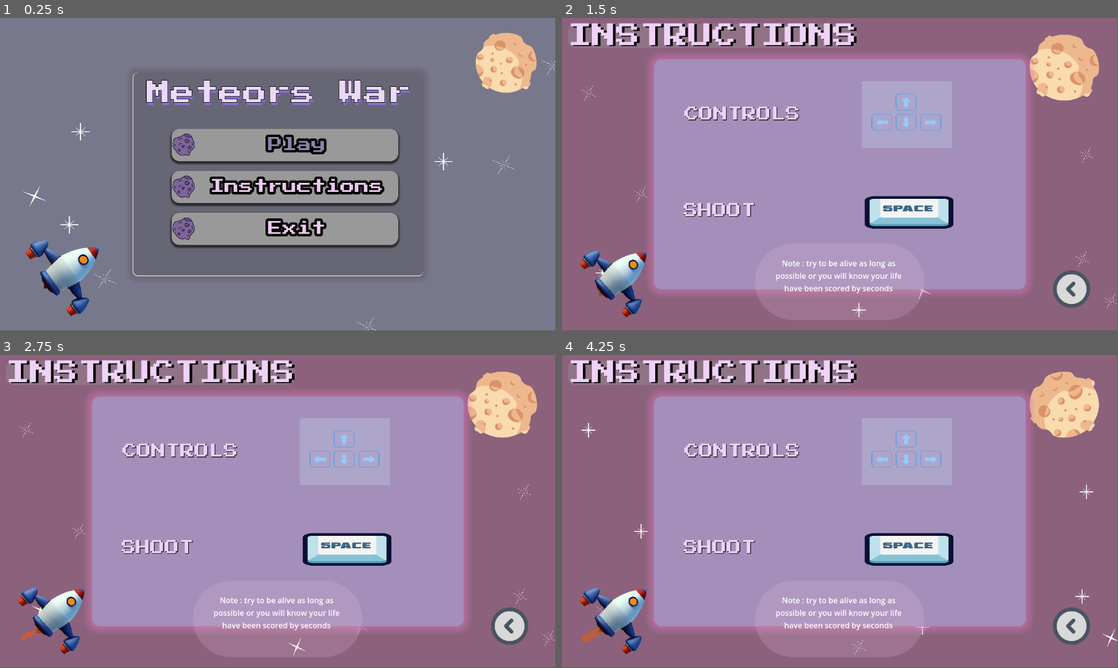
Above: before the commit, frames 1-4 (two rows, left to right).
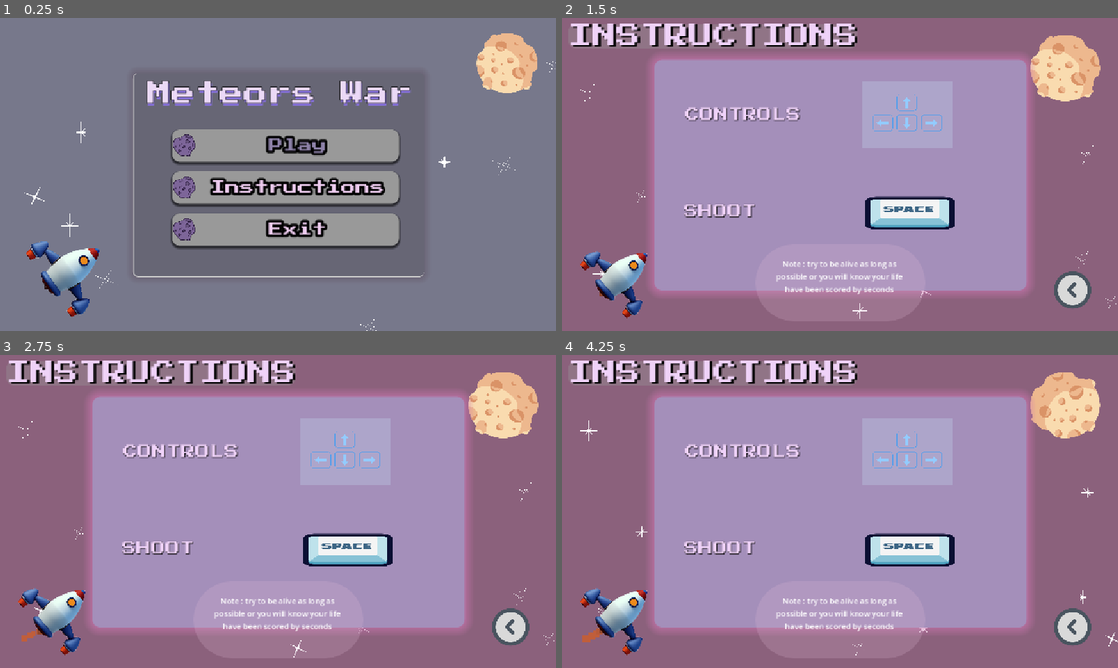
Above: after the commit, the same moments.

Repository: Alaa-Khaled210/Meteors-War
Game: Godot game, scene res://scense/home.tscn
The game is run twice, just before and just after one commit, with the same random seed, the same clock (stepped at 60 frames per second) and the same inputs. Sound files missing from this copy of the repository are replaced by a short silence.
Inputs (mouse positions are in pixels of both pictures, inside the frame that each line leads up to):
- Up to frame 1 (0.25 s): no input
- Up to frame 2 (1.5 s): click "Instructions" at 0.5 s; move the mouse to (962, 158) at 1.27 s; hold Right (right) from 1.28 s (still down); hold Space (Shoot) from 1.28 s (still down)
- Up to frame 3 (2.75 s): move the mouse to (166, 527) at 2.02 s; release Right (right) at 2.03 s; release Space (Shoot) at 2.03 s; hold Down (down) from 2.03 s (still down); tap Space (Shoot) at 2.1 s
- Up to frame 4 (4.25 s): move the mouse to (895, 442) at 2.77 s; release Down (down) at 2.78 s; hold Right (right) 2.78-3.53 s; hold Space (Shoot) 2.78-3.53 s; move the mouse to (812, 574) at 3.52 s; hold Up (up) from 3.53 s (still down); tap Space (Shoot) at 3.6 s
The window is 799x449 before the commit and 800x450 after it. Grey fills any space a smaller window leaves; there, only what the larger window draws over its background counts as a difference.

The runs differ from the first frame. In frame 1, 5.7% of the frame differs, in the area x 4-100%, y 4-100%; in frame 2, 4.4%; in frame 3, 4.4%; in frame 4, 4.5%.

Commit message:
made best score

Diff:
--- a/global/global.gd
+++ b/global/global.gd
@@ -1,3 +1,18 @@
 extends Node
 
+const SAVEFILE = "user://savefile.save"
 var score := 0
+var best_score:= 0
+
+func _ready() -> void:
+	load_score()
+
+func save_score():
+	var file = FileAccess.open(SAVEFILE, FileAccess.WRITE)
+	file.store_var(best_score)
+
+func load_score():
+	if FileAccess.file_exists(SAVEFILE):
+		var file = FileAccess.open(SAVEFILE, FileAccess.READ)
+		best_score = file.get_var()
+		file.close()
--- a/project.godot
+++ b/project.godot
@@ -19,6 +19,11 @@
 
 Ui="*res://scense/ui.gd"
 Global="*res://global/global.gd"
+
+[display]
+
+window/stretch/mode="canvas_items"
+window/stretch/aspect="expand"
 
 [global_group]
 
--- a/scense/game_over.gd
+++ b/scense/game_over.gd
@@ -3,27 +3,34 @@
 @export var level_scene : PackedScene
 
 # Called every frame. 'delta' is the elapsed time since the previous frame.\
-var strList = ["Donot worry you are still amazing in my eyes",
-"谢谢，你辛苦了","I'm proud of you " ,
-"Thank you for being alife for this period you are fighter and i know"]
+
+
+
 func _ready() -> void:
-	# quote
-	#for quote in $Panel/quates.get_children():
-		#$Panel/quote1.text=quote.show()
-		#define a RNG variable
+	# quote----------------
+	var q2 =$Panel/quates/quote2.text
+	var q3 =$Panel/quates/quote3.text
+	var q4 =$Panel/quates/quote4.text
+	var q5 =$Panel/quates/quote5.text
+	var strList = [q2,q3,q4,q5]
 	var rng = RandomNumberGenerator.new()
-
 	#genreate time-based seed, otherwise the same random sequence of
 	#test will always be shown
 	rng.randomize()
-
 	#generate a randon integer to be used as an index
 	var ix = rng.randi_range(0,strList.size()-1)
 	var randomStr  = strList[ix]
-	$Panel/quote1.text=randomStr
+	$Panel/quote1.text =randomStr
+	#-----------------------------------
 
 	#to concatenate label title score with value of score
 	$CenterContainer/VBoxContainer/Label2.text=$CenterContainer/VBoxContainer/Label2.text +str(Global.score)
+	# Score check if the best
+	if Global.score > Global.best_score:
+		Global.best_score = Global.score
+		Global.save_score()
+
+	$MarginContainer2/best_scorelabel.text = $MarginContainer2/best_scorelabel.text+ str(Global.best_score)
 
 	#waite and show press space
 	$MarginContainer/Label.hide()
@@ -51,3 +58,9 @@
 
 func _on_homeorigin_mouse_entered() -> void:
 	$hover_tohome.play()
+
+# Score check if the best
+#if Global.score > Global.best_score:
+		 #Global.best_score = Global.score
+		 #$MarginContainer2/best_scorelabel.text = $MarginContainer2/best_scorelabel.text +str(Global.score)
+		 #Global.save_score()
--- a/scense/game_over.tscn
+++ b/scense/game_over.tscn
@@ -197,7 +197,7 @@
 theme_override_colors/font_outline_color = Color(0, 0, 0, 1)
 theme_override_constants/line_spacing = 5
 theme_override_fonts/font = ExtResource("1_jic06")
-theme_override_font_sizes/font_size = 25
+theme_override_font_sizes/font_size = 40
 text = "谢谢，你辛苦了"
 horizontal_alignment = 1
 vertical_alignment = 1
@@ -269,5 +269,35 @@
 [node name="hover_tohome" type="AudioStreamPlayer" parent="."]
 stream = ExtResource("12_2mbiu")
 
+[node name="MarginContainer2" type="MarginContainer" parent="."]
+layout_mode = 1
+anchors_preset = 3
+anchor_left = 1.0
+anchor_top = 1.0
+anchor_right = 1.0
+anchor_bottom = 1.0
+offset_left = -40.0
+offset_top = -40.0
+grow_horizontal = 0
+grow_vertical = 0
+theme_override_constants/margin_left = 5
+theme_override_constants/margin_top = 5
+theme_override_constants/margin_right = 5
+theme_override_constants/margin_bottom = 20
+
+[node name="best_scorelabel" type="Label" parent="MarginContainer2"]
+layout_mode = 2
+theme_override_colors/font_color = Color(0.984314, 0.886275, 0.913725, 1)
+theme_override_colors/font_shadow_color = Color(0, 0, 0, 1)
+theme_override_colors/font_outline_color = Color(0.920163, 0.780389, 0.244676, 0.972549)
+theme_override_constants/shadow_offset_x = 2
+theme_override_constants/shadow_offset_y = 2
+theme_override_constants/outline_size = 2
+theme_override_constants/shadow_outline_size = 3
+theme_override_fonts/font = ExtResource("1_jic06")
+theme_override_font_sizes/font_size = 18
+text = "Best Score : "
+vertical_alignment = 1
+
 [connection signal="mouse_entered" from="homeorigin" to="." method="_on_homeorigin_mouse_entered"]
 [connection signal="pressed" from="homeorigin" to="." method="_on_homeorigin_pressed"]
--- a/scense/instructions.tscn
+++ b/scense/instructions.tscn
@@ -325,6 +325,7 @@
 grow_horizontal = 2
 grow_vertical = 0
 theme_override_styles/panel = SubResource("StyleBoxFlat_qtf8c")
+metadata/_edit_lock_ = true
 
 [node name="Label" type="Label" parent="note"]
 layout_mode = 0
